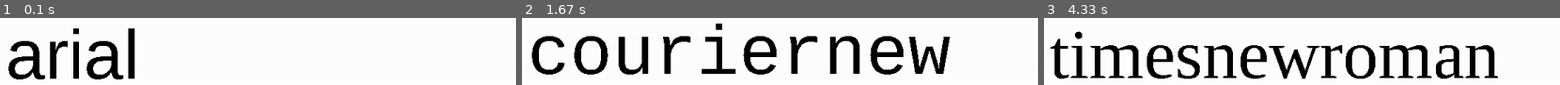
Above: before the commit, frames 1-3 (left to right).
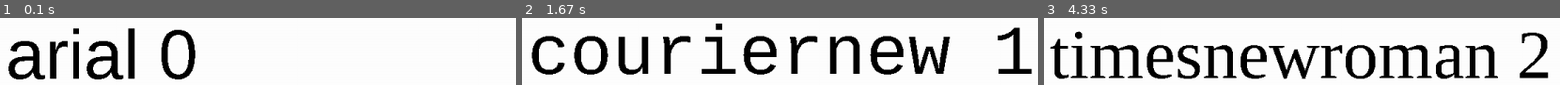
Above: after the commit, the same moments.

Repository: Cian-R/PyProjects
Game: pygame game, started from SimpleFunctions/FontBot.py
Two runs of this game, one before a commit and one after it. Both use one fixed random seed, a clock stepped at 60 frames per second and the inputs below.
Inputs:
- Up to frame 1 (0.1 s): no input
- Up to frame 2 (1.67 s): hold Right 0.33-0.8 s; hold Right 0.83-1.3 s; hold Left from 1.33 s (still down)
- Up to frame 3 (4.33 s): release Left at 1.87 s; hold Left 1.9-2.3 s; hold Right 2.33-2.97 s; hold Left 3-3.47 s; hold Right 3.5-3.97 s; hold Right from 4 s (still down)

The runs differ from the first frame. In frame 1, 2.3% of the frame differs, in the area x 31-38%, y 16-92%; in frame 2, 1.7%; in frame 3, 1.5%.

Commit message:
Better fontbot, updated output.json

Diff:
--- /dev/null
+++ b/BillBot/src/output.json
@@ -0,0 +1,8 @@
+{
+    "all": {
+        "b": "12.4"
+    },
+    "aa": {
+        "b": "12.4"
+    }
+}
--- a/SimpleFunctions/FontBot.py
+++ b/SimpleFunctions/FontBot.py
@@ -15,6 +15,6 @@
 
     win.fill((255, 255, 255))
     myfont = pygame.font.SysFont(fonts[index], 100)
-    win.blit(myfont.render(str(fonts[index]), False, (0, 0, 0)), (100, 100))
+    win.blit(myfont.render(str(fonts[index] + " " + str(index)), False, (0, 0, 0)), (100, 100))
 
     pygame.display.update()
